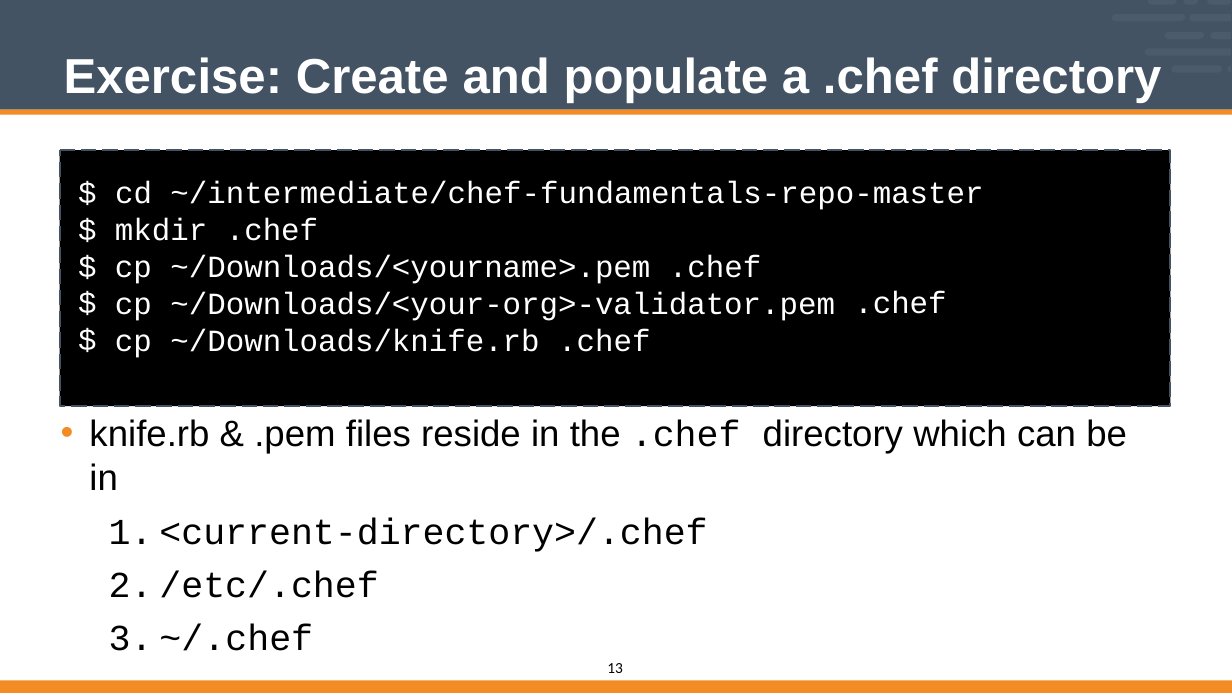
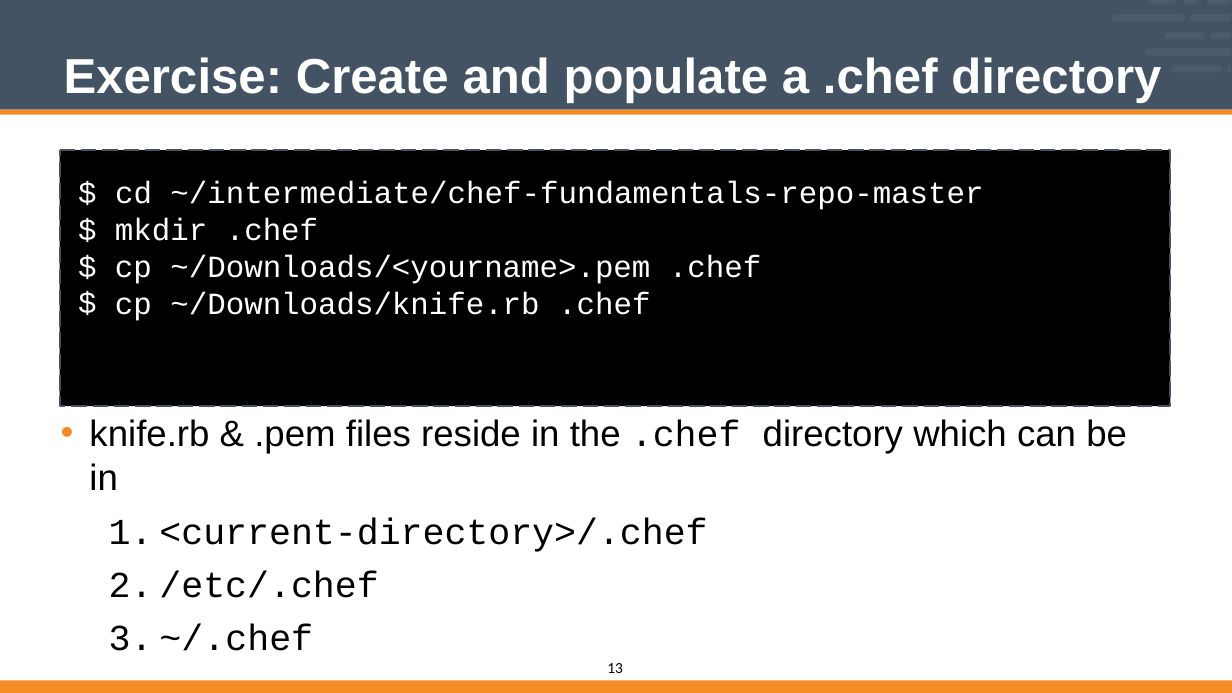
Before and after one commit to vinyar/chef-intermediate, a slide deck: slide 13 of Modules/02-Chef_Intermediate.pptx. Drawn at 1232x693 pixels with LibreOffice and Linux fonts; fonts in the diff are those of the drawing. Boxes give left, top, right and bottom in pixels: in the first picture for what was removed or moved away, otherwise in the second. Text is boxed around its words. In the diff, an @@ line names an element or a change of style, - is before the commit and + after.

Commit message:
Updated Chef Fundamentals Refresher (02)
* Removed all references to the organization validator pem file from all slides.
* Fixed some formatting in the bootstrap process

```diff
--- a/Modules/02-Chef_Intermediate.pptx
+++ b/Modules/02-Chef_Intermediate.pptx
@@ text at bbox=[115, 181, 983, 210]: paragraph removed @@
-$
@@ text at bbox=[115, 292, 650, 321]: text changed @@
-cp ~/Downloads/<your-org>-validator.pem cp ~/Downloads/knife.rb .chef
+cp ~/Downloads/knife.rb .chef
@@ text removed at bbox=[854, 291, 946, 314] @@
-.chef
```
Also in this commit, not shown: 3 other slides changed.
